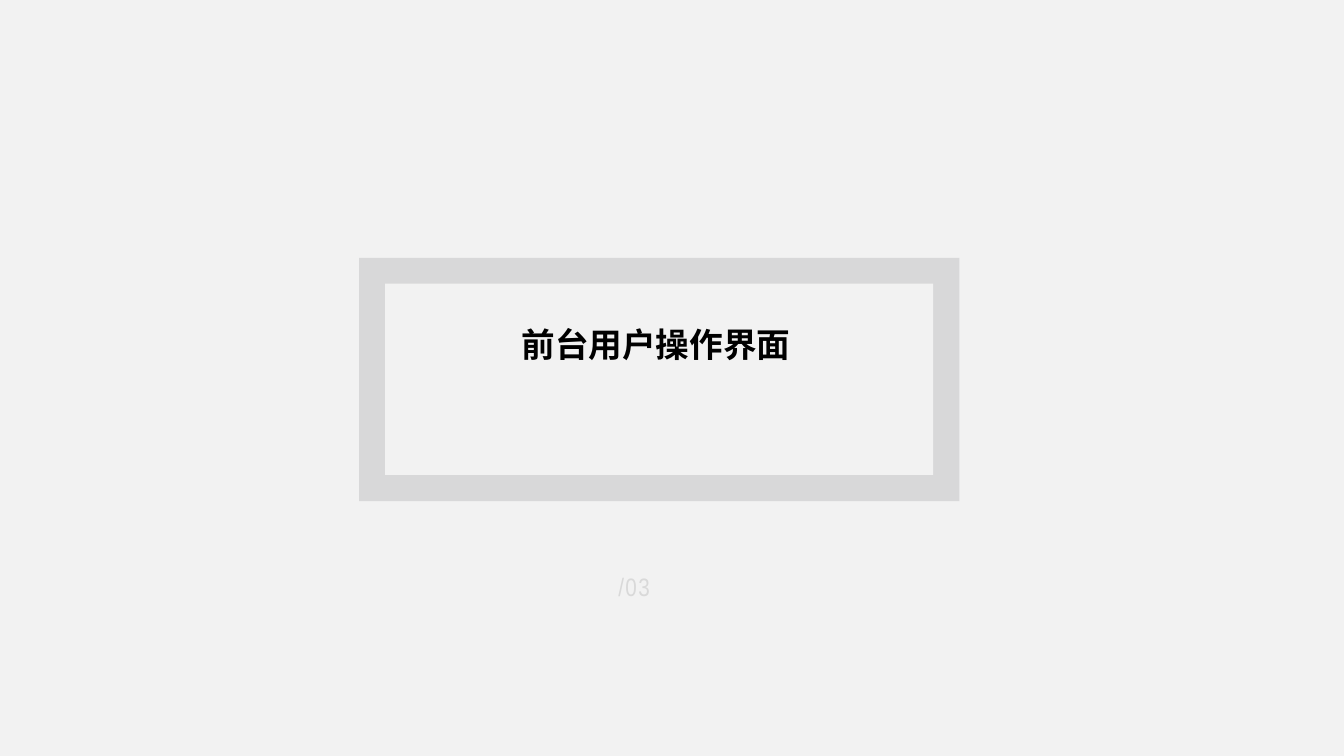
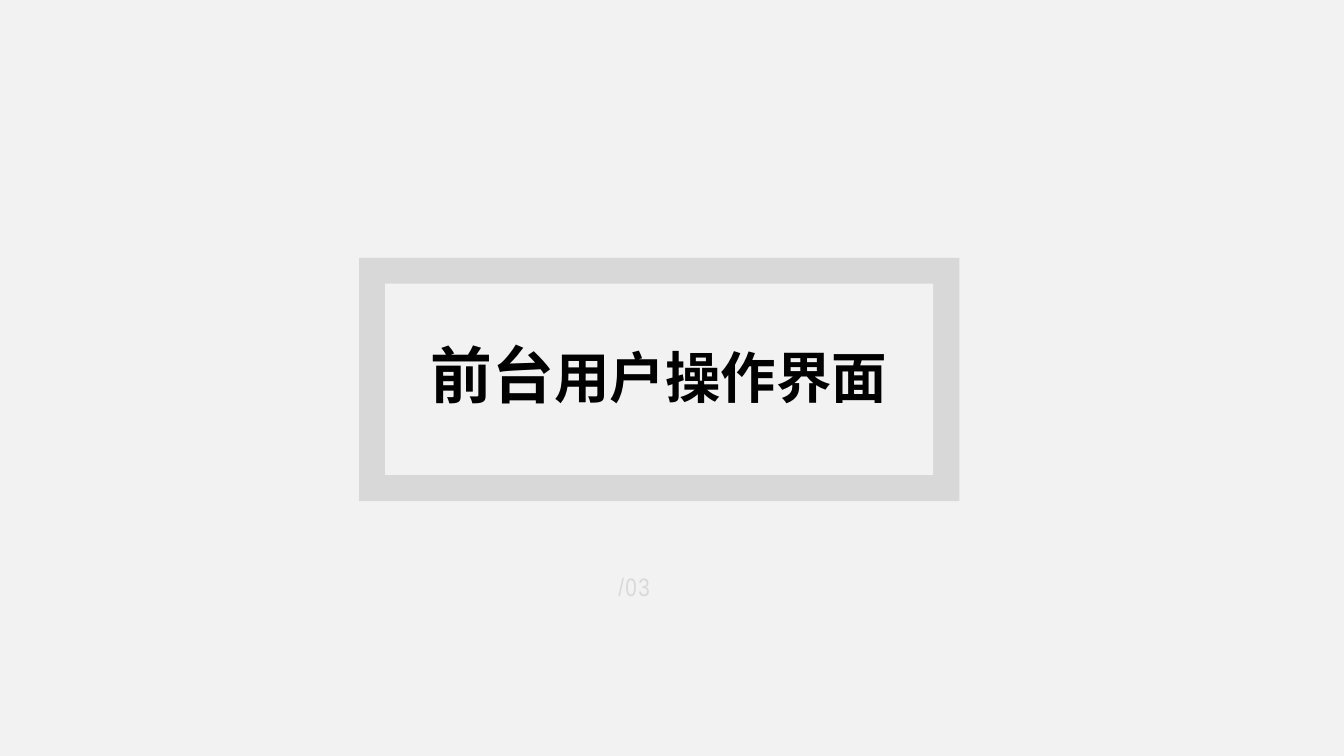
Before and after one commit to lemonghub/xmgl-blog, a slide deck: slide 12 of doc/文档/个人博客.pptx (slide 10 before the commit). Drawn at 1344x756 pixels with LibreOffice and Linux fonts; fonts in the diff are those of the drawing. Boxes give left, top, right and bottom in pixels: in the first picture for what was removed or moved away, otherwise in the second. Text is boxed around its words. In the diff, an @@ line names an element or a change of style, - is before the commit and + after.

```diff
--- a/doc/文档/个人博客.pptx
+++ b/doc/文档/个人博客.pptx
@@ title "前台用户操作界面" moved from (x1=522, y1=328, x2=791, y2=360) to (x1=431, y1=344, x2=887, y2=404) @@
@@ title "前台用户操作界面" at (x1=431, y1=344, x2=887, y2=404): size 24 to 44.1 pt, size 24 to 39.6 pt in "前台用户操作界面" @@
```
Also in this commit, not shown: 10 other slides changed, 7 slides added, 8 slides removed, 1 other file.
